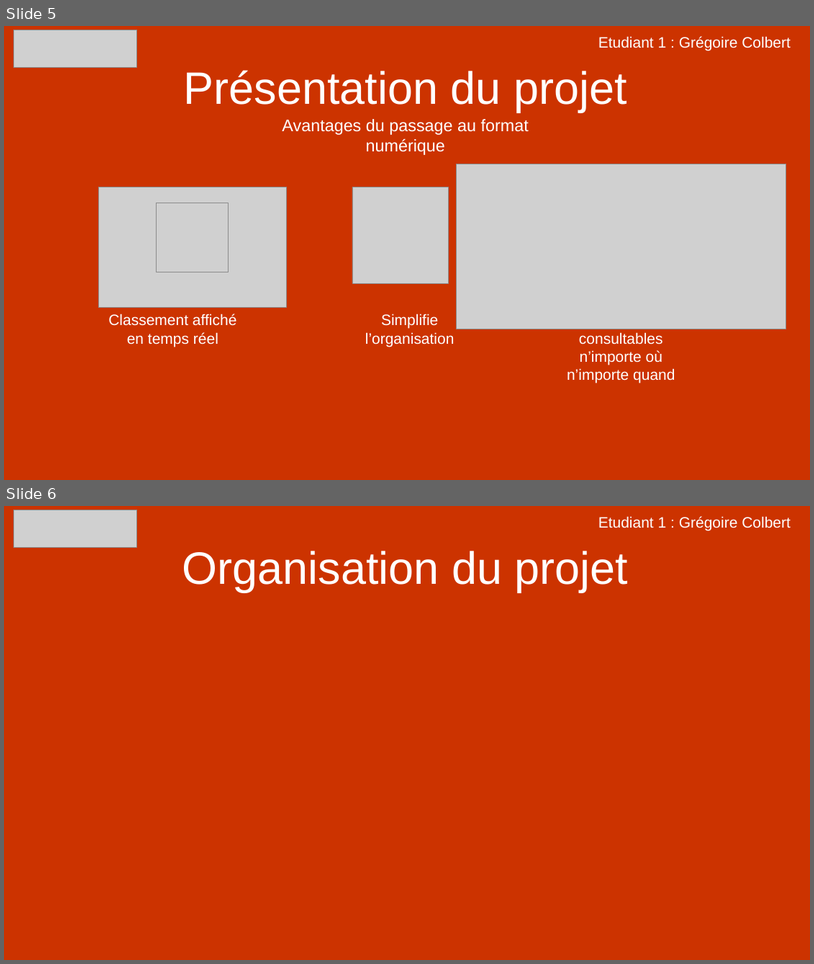
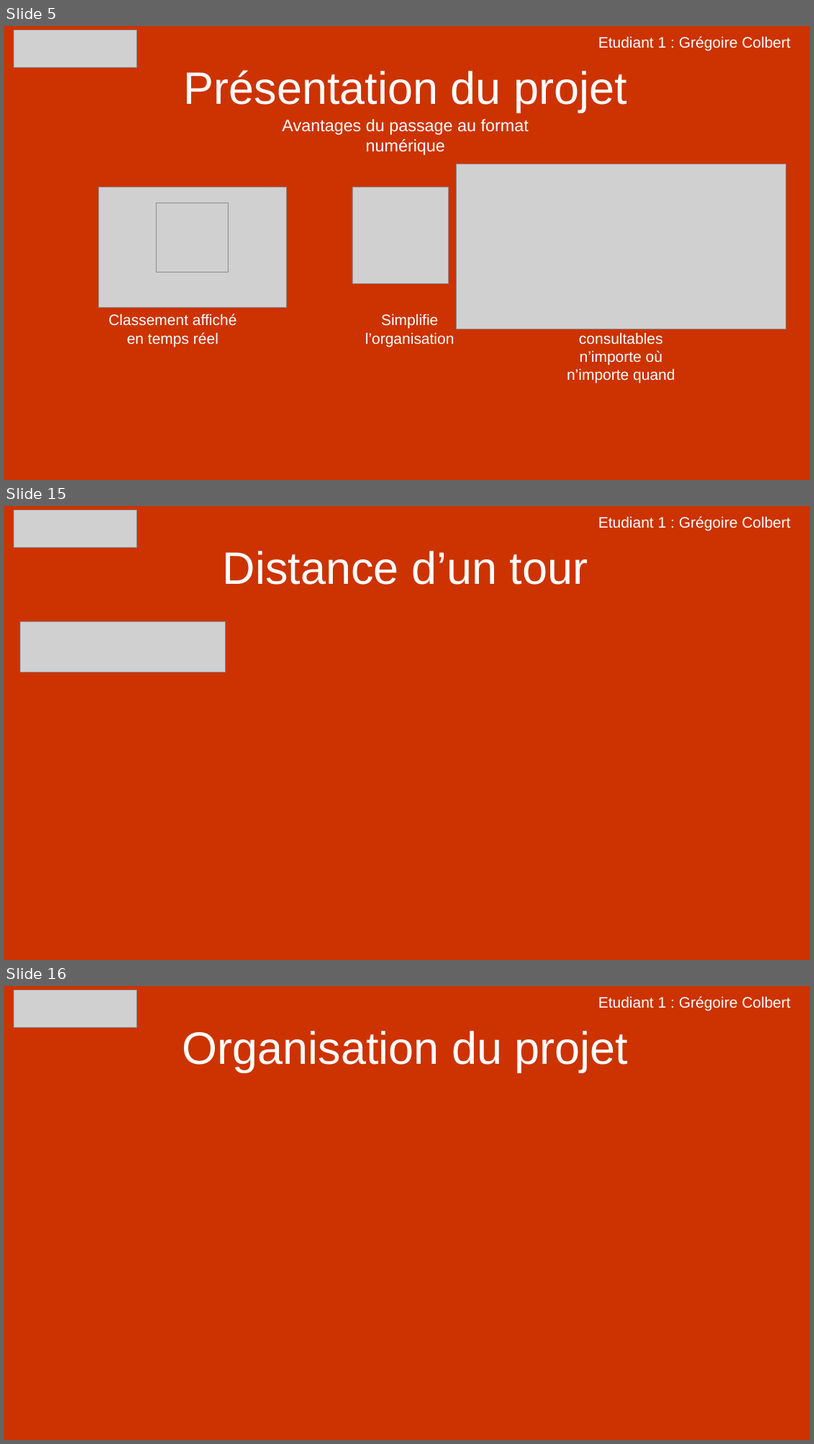
Before and after one commit to Colbert1/Projet_CrossLaPro, a slide deck: Ressources/Presentation_Projet_CrossLaPro_E1_Colbert.pptx. Shown one above the other, each under a label of ours: slides 5 and 6 before the commit, slides 5, 15 and 16 after it; the slides between them are not shown. The pictures are 814x964 and 814x1444 pixels, drawn with LibreOffice and Linux fonts; fonts in the diff are those of the drawing; grey boxes stand for pictures. Boxes give left, top, right and bottom in pixels: in the first picture for what was removed or moved away, otherwise in the second. Text is boxed around its words. In the diff, an @@ line names an element or a change of style, - is before the commit and + after.

Commit message:
Ajout presentation revue 1 colbert

```diff
--- a/Ressources/Presentation_Projet_CrossLaPro_E1_Colbert.pptx
+++ b/Ressources/Presentation_Projet_CrossLaPro_E1_Colbert.pptx
@@ slide 15 added at (4,506,810,960), background #CC3300 @@
@@ picture added at (13,510,137,547) @@
@@ text added at (599,516,791,530), 18 pt, text #FFFFFF @@
+Etudiant 1 : Grégoire Colbert
@@ title added at (223,551,588,584), 54 pt, text #FFFFFF @@
+Distance d’un tour
@@ picture added at (21,621,226,672) @@
@@ what was slide 6 is now slide 16 @@
```
Also in this commit, not shown: 1 slide changed, 13 other slides added, 4 other files.
